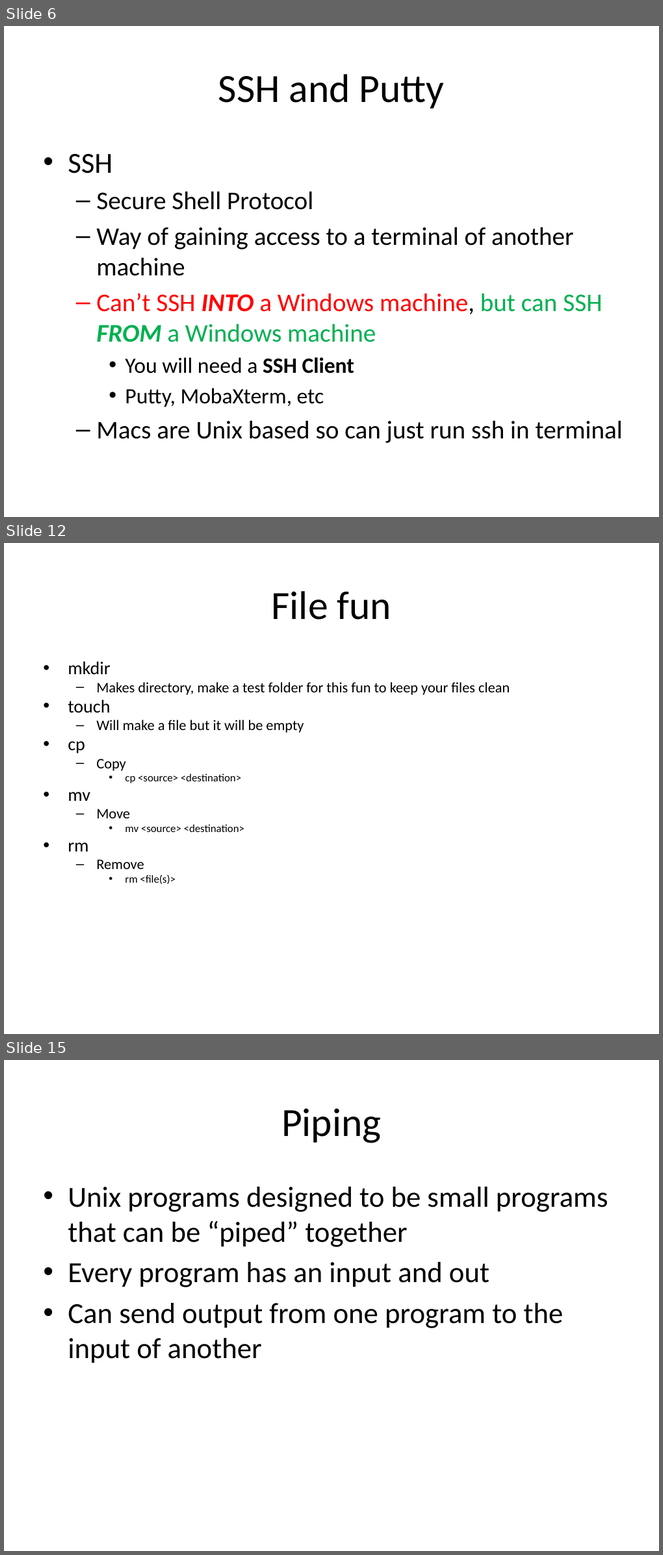
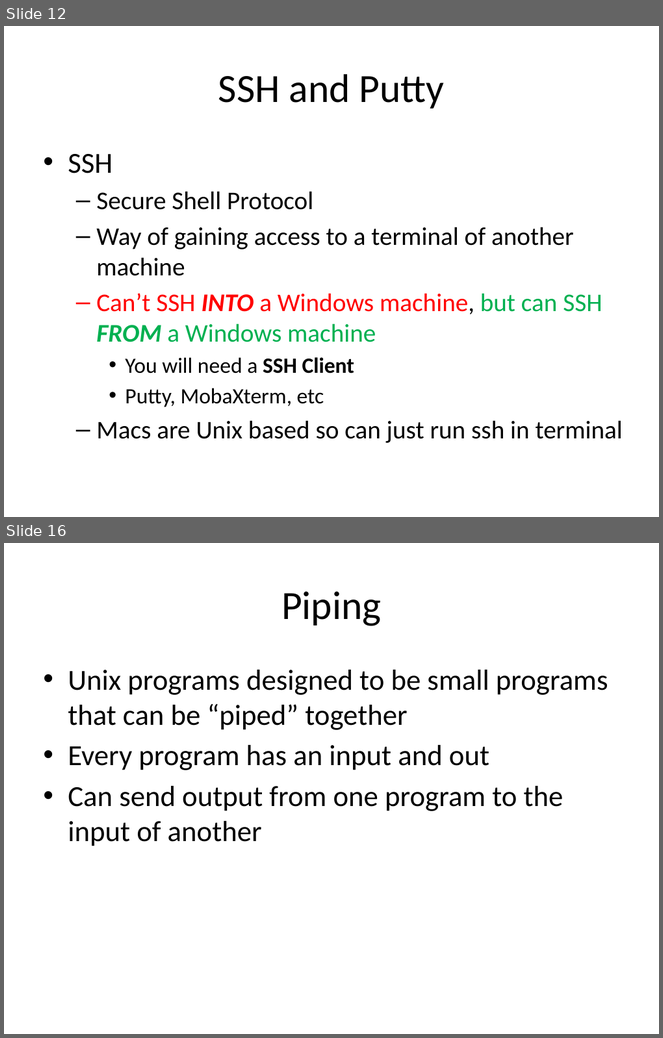
Before and after one commit to uwmadisonieee/Tutorials, a slide deck: Linux/Linux_101.pptx. Shown one above the other, each under a label of ours: slides 6, 12 and 15 before the commit, slides 12 and 16 after it; the slides between them are not shown. The pictures are 663x1555 and 663x1038 pixels, drawn with LibreOffice and Linux fonts; fonts in the diff are those of the drawing. Boxes give left, top, right and bottom in pixels: in the first picture for what was removed or moved away, otherwise in the second. Text is boxed around its words. In the diff, an @@ line names an element or a change of style, - is before the commit and + after.

```diff
--- a/Linux/Linux_101.pptx
+++ b/Linux/Linux_101.pptx
@@ slide 12 removed at (4, 543, 659, 1034), background #FFFFFF @@
@@ title removed at (272, 591, 391, 620) @@
-File fun
@@ text removed at (68, 661, 510, 884) @@
-• mkdir
-  – Makes directory, make a test folder for this fun to keep your files clean
-• touch
-  – Will make a file but it will be empty
-• cp
-  – Copy
-    • cp <source> <destination>
-• mv
-  – Move
-    • mv <source> <destination>
-• rm
-  – Remove
-    • rm <file(s)>
@@ what was slide 6 is now slide 12 @@
@@ what was slide 15 is now slide 16 @@
```
Also in this commit, not shown: 7 slides changed, 7 slides added, 7 other slides removed, 2 other files.
